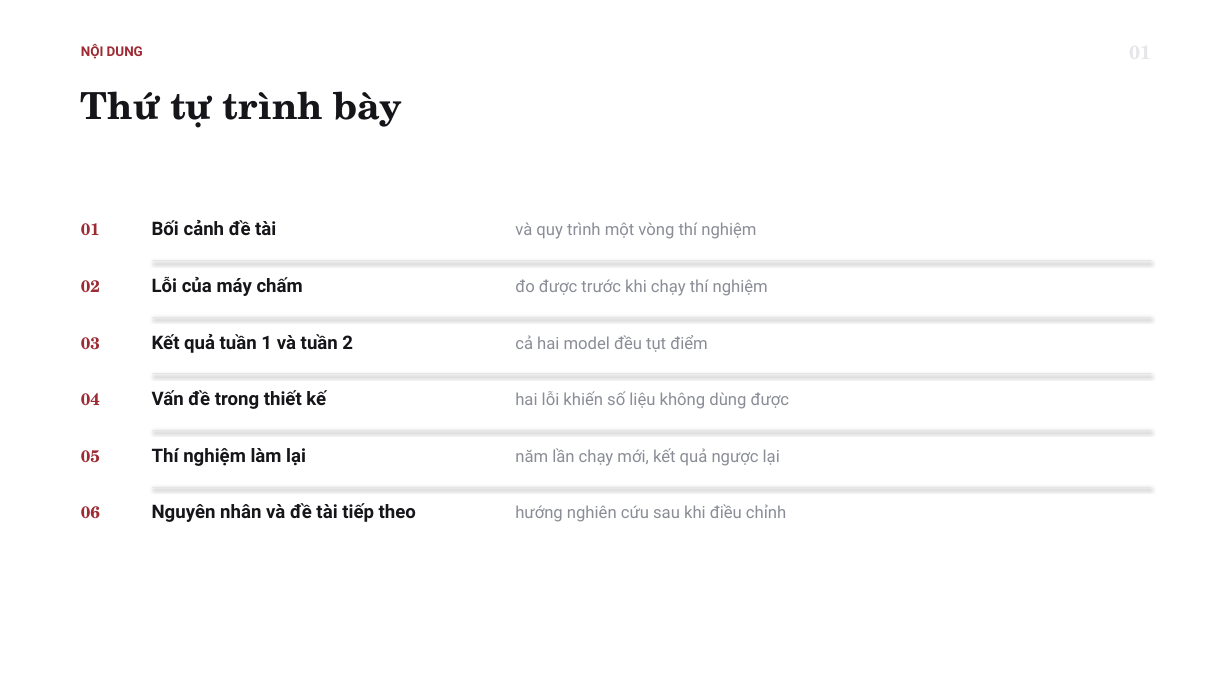
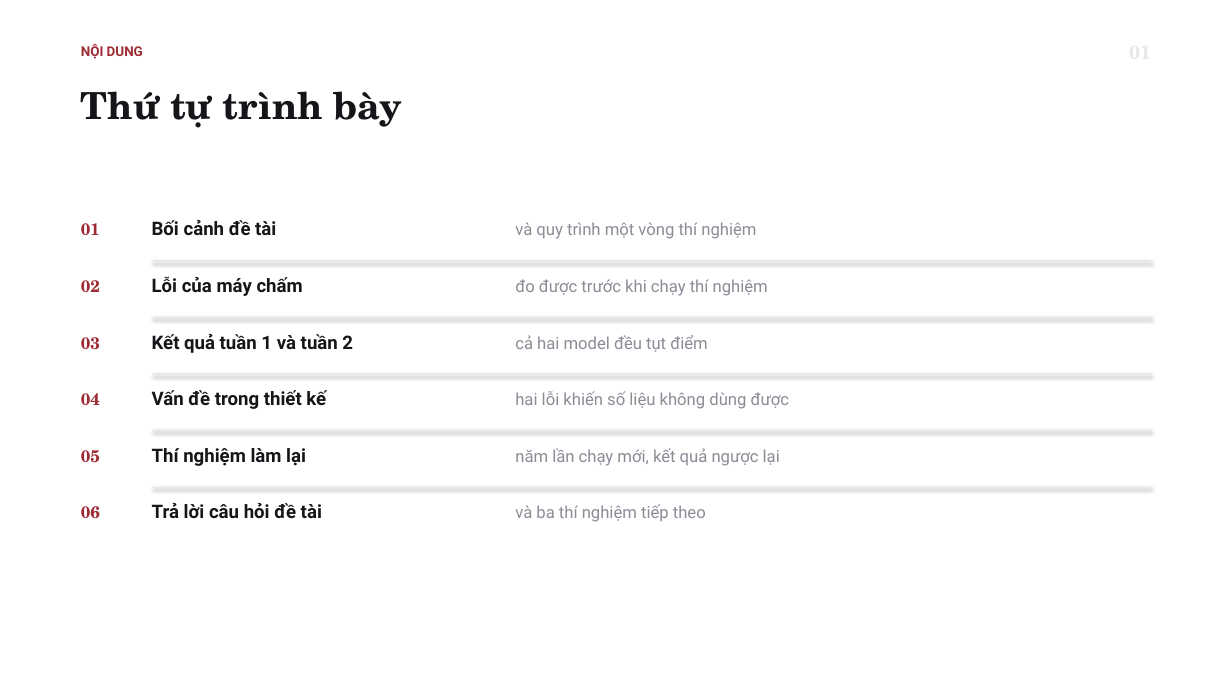
Before and after one commit to tsan2711/DACNTT_2026, a slide deck: slide 2 of BaoCaoTienDo_Tuan1-3_52300057_52300006.pptx. Drawn at 1232x693 pixels with LibreOffice and Linux fonts; fonts in the diff are those of the drawing. Boxes give left, top, right and bottom in pixels: in the first picture for what was removed or moved away, otherwise in the second. Text is boxed around its words. In the diff, an @@ line names an element or a change of style, - is before the commit and + after.

```diff
--- a/BaoCaoTienDo_Tuan1-3_52300057_52300006.pptx
+++ b/BaoCaoTienDo_Tuan1-3_52300057_52300006.pptx
@@ text at (152,503,322,518): text changed @@
-Nguyên nhân và đề tài tiếp theo
+Trả lời câu hỏi đề tài
@@ text at (515,504,706,522): text changed @@
-hướng nghiên cứu sau khi điều chỉnh
+và ba thí nghiệm tiếp theo
```
Also in this commit, not shown: 3 other slides changed, 2 slides added, 4 slides removed, 4 other files.
